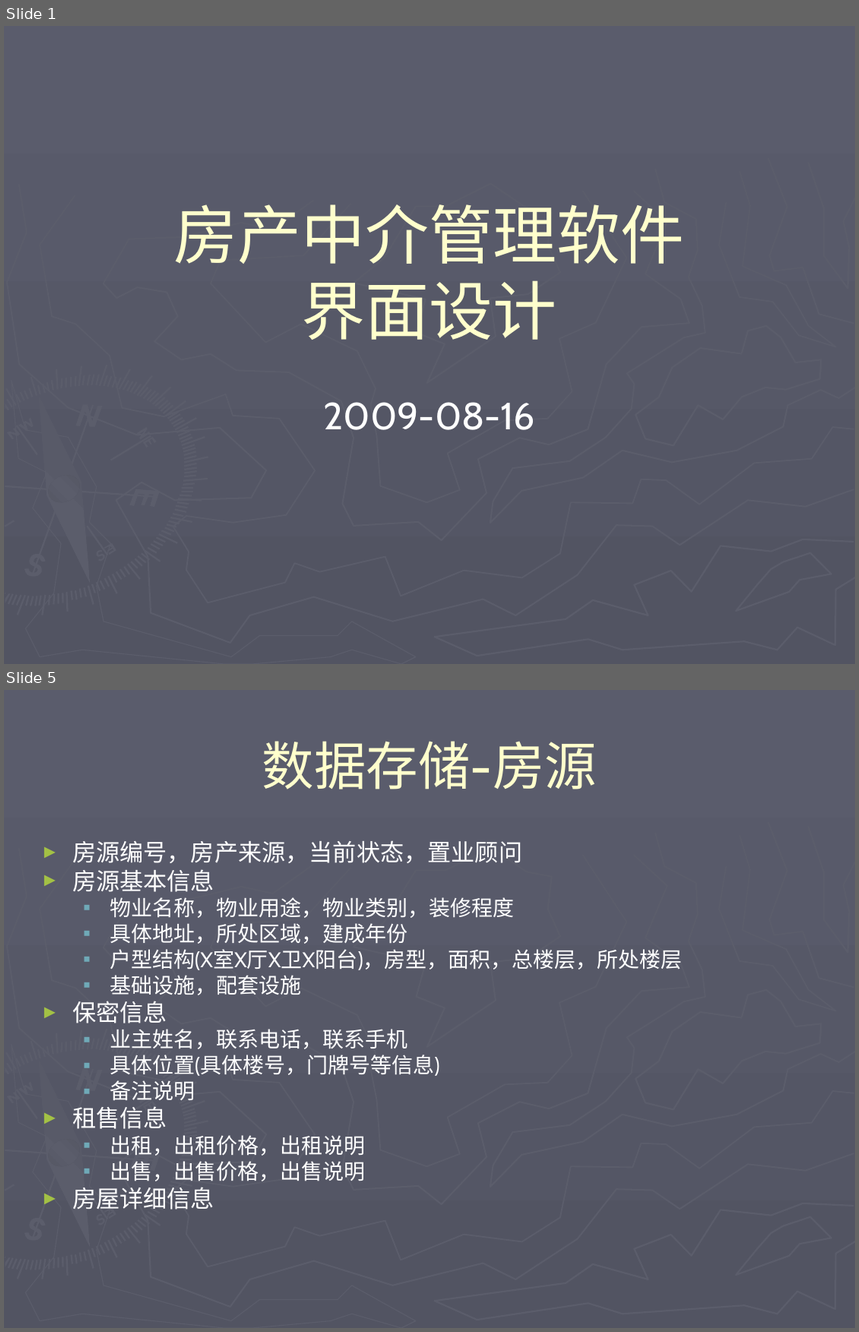
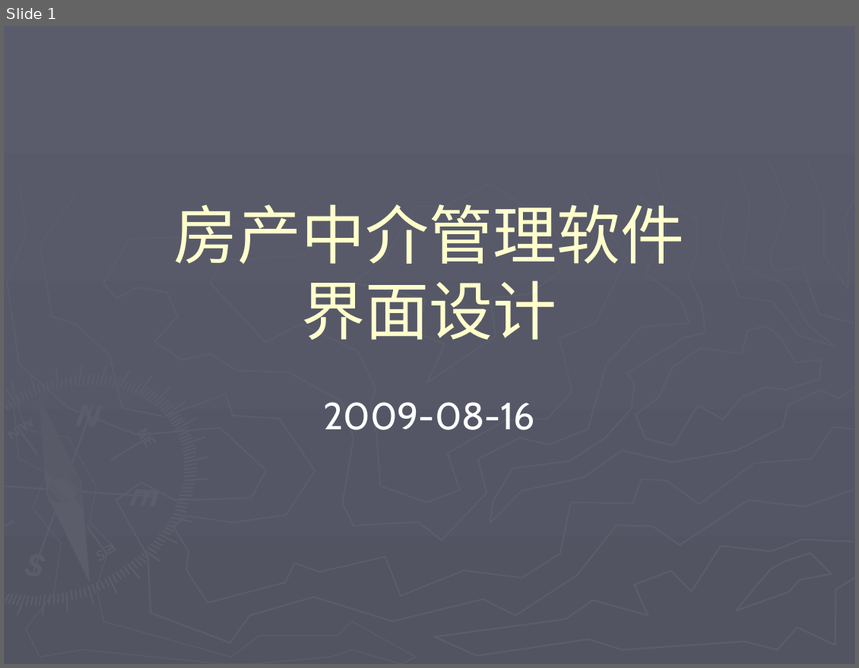
Before and after one commit to honj51/ideacode, a slide deck: doc/房产中介管理/程序界面设计.ppt. Shown one above the other, each under a label of ours: slides 1 and 5 before the commit, slide 1 after it; the slides between them are not shown. The pictures are 859x1332 and 859x668 pixels, drawn with LibreOffice and Linux fonts; fonts in the diff are those of the drawing. Boxes give left, top, right and bottom in pixels: in the first picture for what was removed or moved away, otherwise in the second. Text is boxed around its words. In the diff, an @@ line names an element or a change of style, - is before the commit and + after.

```diff
--- a/doc/房产中介管理/程序界面设计.ppt
+++ b/doc/房产中介管理/程序界面设计.ppt
@@ slide 5 removed at bbox=[4, 690, 855, 1328], background gradient #5A5C6C to #525462; not listed: 148 template elements that a slide beside it also shows @@
@@ title removed at bbox=[262, 741, 597, 790] @@
-数据存储-房源
@@ text removed at bbox=[72, 840, 683, 1210] @@
-► 房源编号，房产来源，当前状态，置业顾问
-► 房源基本信息
-  ▪ 物业名称，物业用途，物业类别，装修程度
-  ▪ 具体地址，所处区域，建成年份
-  ▪ 户型结构(X室X厅X卫X阳台)，房型，面积，总楼层，所处楼层
-  ▪ 基础设施，配套设施
-► 保密信息
-  ▪ 业主姓名，联系电话，联系手机
-  ▪ 具体位置(具体楼号，门牌号等信息)
-  ▪ 备注说明
-► 租售信息
-  ▪ 出租，出租价格，出租说明
-  ▪ 出售，出售价格，出售说明
-► 房屋详细信息
```
Also in this commit, not shown: 2 slides changed, 2 slides added, 7 other slides removed, 23 other files.
